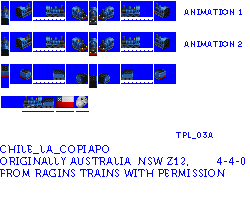
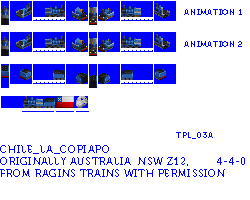
Layers edited between the first and the second 250×200 image:
added group "r1" (1st of 3) with 3 layers above "r2" over [1, 5, 170, 19]
added layer "Layer 35" in group "r1" over [162, 10, 170, 15]
added layer "Layer 34" in group "r1" over [1, 7, 170, 19]
added layer "r1" (2nd of 3, in "r1") in group "r1" over [1, 5, 170, 19]
added group "r2" with 4 layers above "Layer 30" over [1, 36, 170, 50]
added layer "Layer 36" in group "r2" over [22, 41, 166, 49]
added layer "Layer 33" in group "r2" over [162, 41, 170, 46]
added layer "Layer 32" in group "r2" over [1, 38, 170, 50]
renamed "Layer 29 copy" to "r1", moved it into group "r2", painted on it over [1, 5, 170, 50]
removed layer "Layer 29" over [1, 36, 170, 50]
removed layer "Layer 31" from group "purchase" over [27, 96, 54, 108]
added layer "r1 copy" in group "purchase" over [27, 96, 43, 108]
added layer "Layer 37" in group "purchase" over [43, 98, 55, 108]